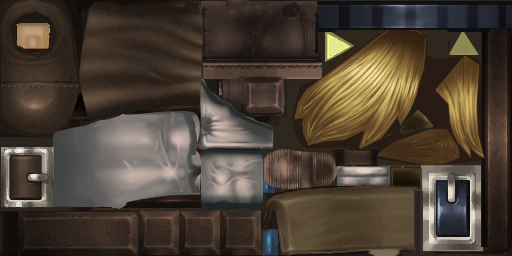
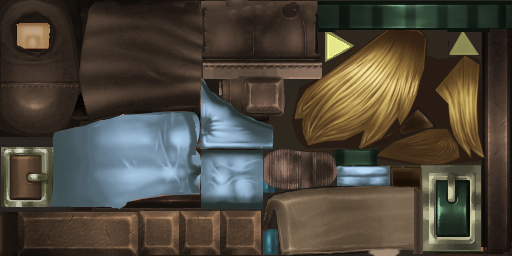
Layered file, before and after one edit (512 × 256). Changes by layer:
showed "Livello 8", opacity 100% → 72%, painted on it over <box>334,149,380,166</box>
showed "Livello 17" over <box>399,106,437,137</box>
showed "Livello 16" over <box>261,186,415,256</box>
hid "Livello 3 copia 7", painted on it over <box>50,112,201,209</box>
hid "Livello 3 copia 6", painted on it over <box>198,79,273,209</box>
hid "Livello 3 copia", painted on it over <box>337,166,390,186</box>
showed "Livello 22", opacity 100% → 51%, blend normal → multiply, moved it above "Tonalità/saturazione 21", painted on it over <box>219,77,286,255</box>
